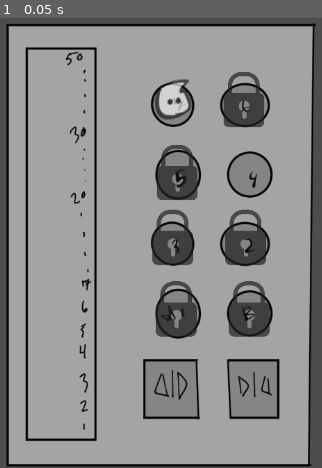
Above: before the commit, frame 1.
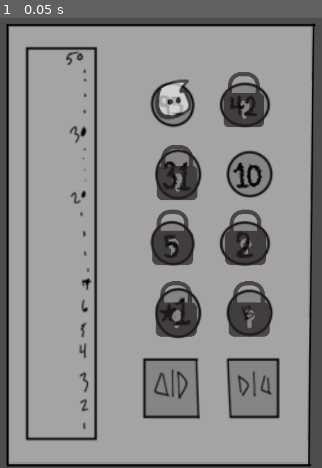
Above: after the commit, the same moment.

Repository: T3C-NEO/GoM-prototype
Game: Godot game, scene res://pannel.tscn
Two runs of this game, one before a commit and one after it. Both use one fixed random seed, a clock stepped at 60 frames per second and the inputs below. This scene is started directly instead of the project's main scene.
Inputs:
- Up to frame 1 (0.05 s): no input

The runs differ from the first frame. In frame 1, 4.4% of the frame differs, in the area x 7-97%, y 6-94%.

Commit message:
panel update

Diff:
--- a/pannel.tscn
+++ b/pannel.tscn
@@ -1,8 +1,9 @@
-[gd_scene load_steps=6 format=3 uid="uid://bnrkx7cuqhnwg"]
+[gd_scene load_steps=7 format=3 uid="uid://bnrkx7cuqhnwg"]
 
 [ext_resource type="Script" path="res://pannel.gd" id="1_ivkd5"]
 [ext_resource type="Texture2D" uid="uid://cj0xtiugxh034" path="res://assets/sprites and images/panel.png" id="2_mtvxc"]
 [ext_resource type="Texture2D" uid="uid://c4ntn1f3bvvq7" path="res://assets/sprites and images/sprite small.png" id="3_2fbd5"]
+[ext_resource type="Texture2D" uid="uid://coffn8clig0t7" path="res://assets/sprites and images/elevator_numbers_first_adjustment.png" id="3_c11jg"]
 [ext_resource type="Texture2D" uid="uid://cp6fui2o1npm0" path="res://assets/sprites and images/lock.png" id="4_i65nr"]
 [ext_resource type="Texture2D" uid="uid://b3xircff7p45v" path="res://assets/sprites and images/panel close button.png" id="5_ecl63"]
 
@@ -13,6 +14,11 @@
 position = Vector2(567, 321)
 scale = Vector2(0.675463, 0.675463)
 texture = ExtResource("2_mtvxc")
+
+[node name="ElevatorNumbersFirstAdjustment" type="Sprite2D" parent="Panel"]
+position = Vector2(0.00012207, -1.48044)
+scale = Vector2(2.70664, 2.70664)
+texture = ExtResource("3_c11jg")
 
 [node name="ButtonL" type="Button" parent="Panel"]
 auto_translate_mode = 1
Binary file added: assets/sprites and images/elevator_numbers_first_adjustment.png
Not shown, added: assets/sprites and images/elevator_numbers_first_adjustment.png.import
